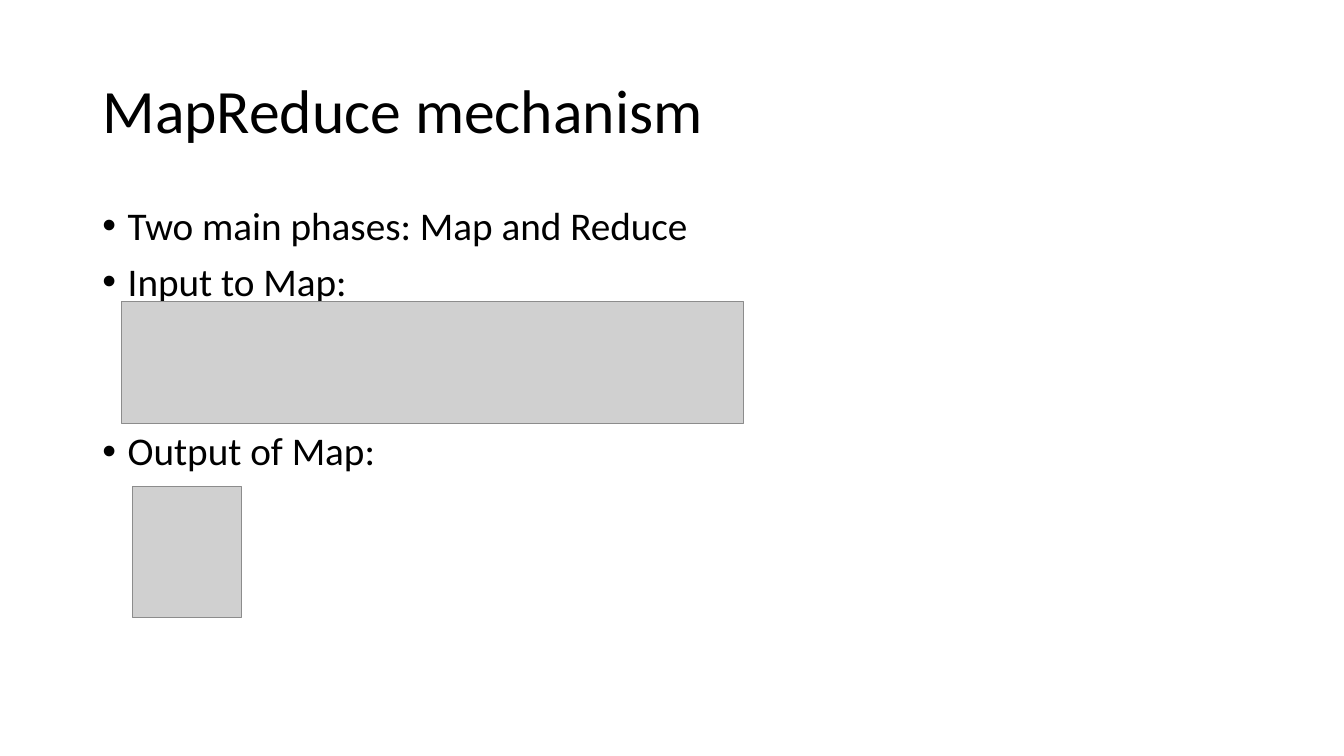
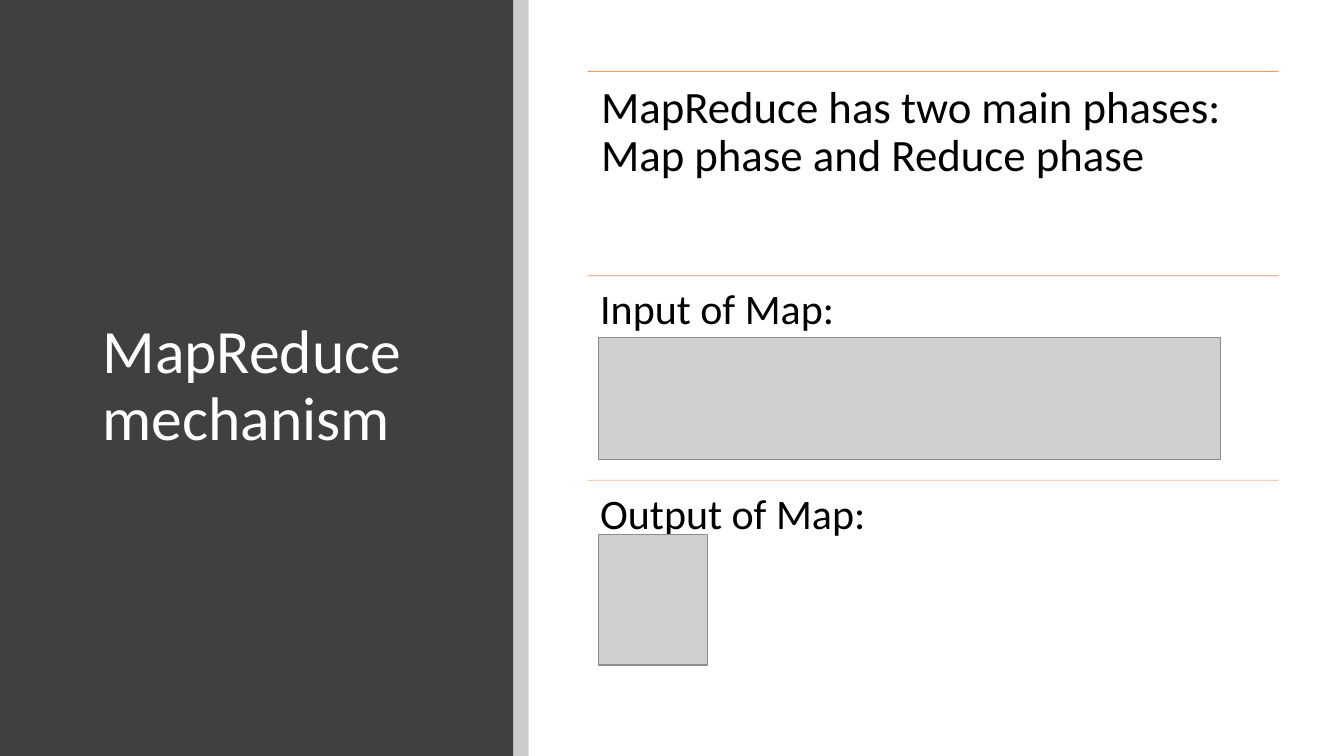
Before and after one commit to fnaticTrucMinh/UIT_AEP_BigDataRESEARCH, a slide deck: slide 6 of Hadoop Introduction.pptx. Drawn at 1344x756 pixels with LibreOffice and Linux fonts; fonts in the diff are those of the drawing; grey boxes stand for pictures. Boxes give left, top, right and bottom in pixels: in the first picture for what was removed or moved away, otherwise in the second. Text is boxed around its words. In the diff, an @@ line names an element or a change of style, - is before the commit and + after.

```diff
--- a/Hadoop Introduction.pptx
+++ b/Hadoop Introduction.pptx
@@ rectangle added at (0,0,513,756), fill #404040 @@
@@ rectangle added at (513,0,529,756), fill #000000 at 20% opacity @@
@@ title "MapReduce mechanism": place and size @@
-title "MapReduce mechanism" at (102,90,702,143)
+title "MapReduce mechanism" at (102,330,401,441)
@@ title "MapReduce mechanism" at (102,330,401,441): text colour #000000 to #FFFFFF @@
@@ text removed at (128,212,687,472) @@
-• Two main phases: Map and Reduce
-• Input to Map:
-• Output of Map:
@@ picture: place and size @@
-picture at (122,301,744,423)
+picture at (599,338,1221,460)
@@ group added at (588,72,1279,539): 3 lines, 3 texts @@
+MapReduce has two main phases: Map phase and Reduce phase
+Input of Map:
+Output of Map:
@@ picture: place and size @@
-picture at (132,487,241,617)
+picture at (599,535,708,665)
```
Also in this commit, not shown: 1 other slide changed, 10 slides added.
